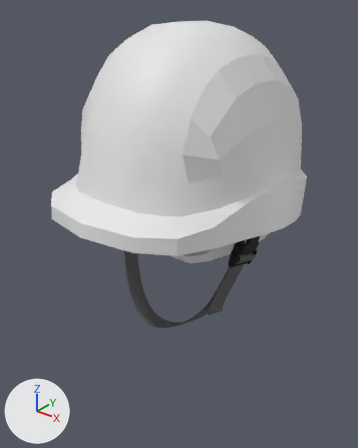
The FBX model Assets/Project/3D/LAN/安全帽.FBX as it was, and as the next commit left it.
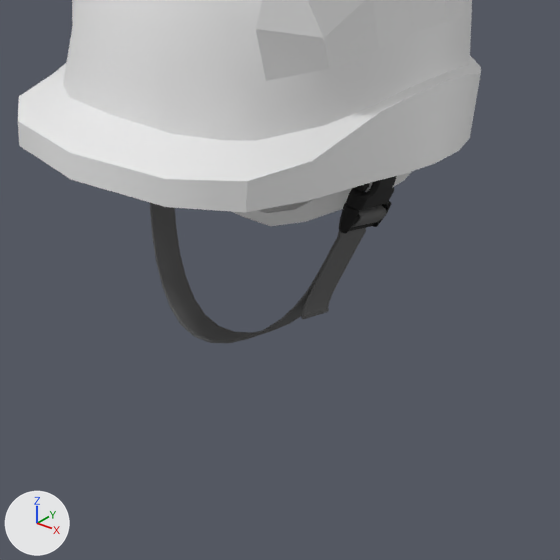
There are two pictures of each version: one whole from a 50 mm camera at (-1.443, -0.395, 1.92) aimed at (-1.74, -0.024, 1.691), one close up on the part from 12% to 98% of the width and 31% to 100% of the height. The axes (+X, +Y, +Z) are drawn at lower left. The lights are the same throughout. Both versions are drawn at frame 1 of the action 'Take 001'; the numbers are the values there. Vertices at the same position are counted once.

In view in the first close-up: '安全帽', '安全帽colinder', '安全帽扣帶'.
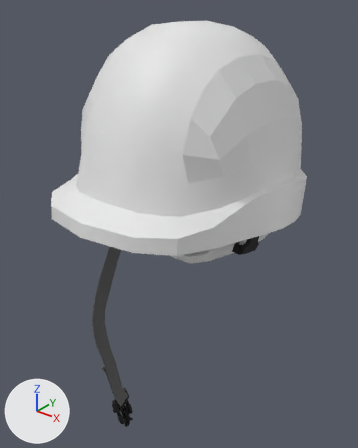
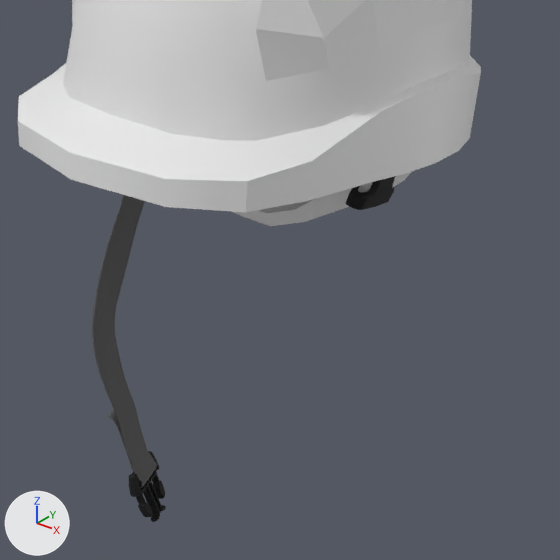
What differs and where, as boxes [x1, y1, x2, y2] in the close-ups (560 x 560 px; the box of a moved part takes in the faces that stretch with it):
'安全帽扣帶', reshaped, moved, turned: before [150, 177, 396, 343]; after [92, 195, 166, 522]
part 1 of me_mesh_001, moved or reshaped: before [339, 177, 396, 234]; after [129, 451, 166, 522]
part 2 of me_mesh_001, moved or reshaped: before [150, 203, 386, 343]; after [92, 195, 157, 488]

The change in detail:
me_mesh_001 is used by ob_安全帽扣帶; location (-1.7376, -0.0198, 1.7828); rotation (1.335, -0.323, -0.0954), in degrees (76, -19, -5.5); scale (0.01, 0.01, 0.01).
me_mesh_001 had 4140 vertices, 8277 faces and spanned x -8.5..7.5, y -18.8..0.8, z -2.7..2.8.
me_mesh_001 now has 4140 vertices, 8277 faces and spans x -8.7..-5.7, y -38.5..-2.2, z -3.1..3.3.
me_mesh_001 part 1: the loose piece of 1554 vertices spanning x 5.1..7.5, y -12.4..-8.3, z -2.7..0.5 is multiplied about its middle by the matrix ((-0.681, 0.679, 0.276), (-0.725, -0.678, -0.123), (0.103, -0.284, 0.953)), then moved by (-13.1, -26.0, -0.5).
me_mesh_001 part 2: 2586 of 4140 vertices moved; they spanned x -8.5..6.4, y -18.8..0.8, z -2.1..2.8 and now span x -8.7..-6.4, y -35.8..-2.2, z -3.1..3.3; mean shift (-9.3, -15.0, 0.0); largest move (6.4, -11.4, -2.0) -> (-7.8, -35.6, -2.2).
Object '安全帽扣帶' (ob_安全帽扣帶) moves from (-1.7376, -0.0198, 1.7828) to (-1.7226, -0.0263, 1.7929).
Object '安全帽扣帶' (ob_安全帽扣帶) turns from (76, -19, -5.5) to (80, 0, 0) degrees about x, y and z.
